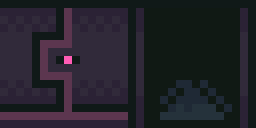
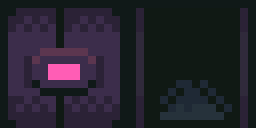
Layered file, before and after one edit (256 × 128). Changes by layer:
painted on "Layer 1" over (0, 8, 128, 128)
painted on "Background" over (0, 8, 128, 128)
